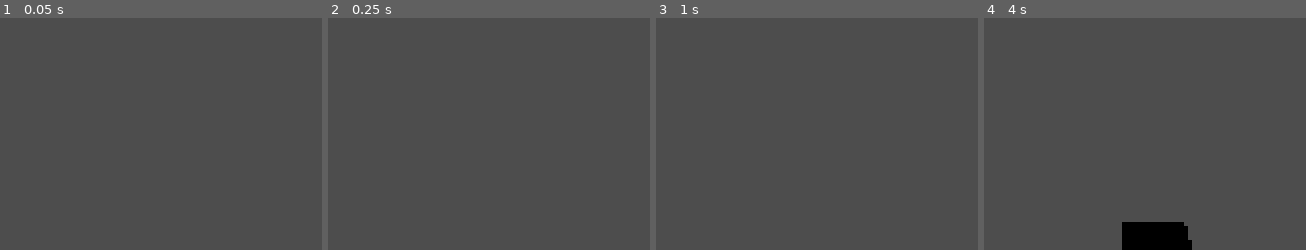
Above: before the commit, frames 1-4 (left to right).
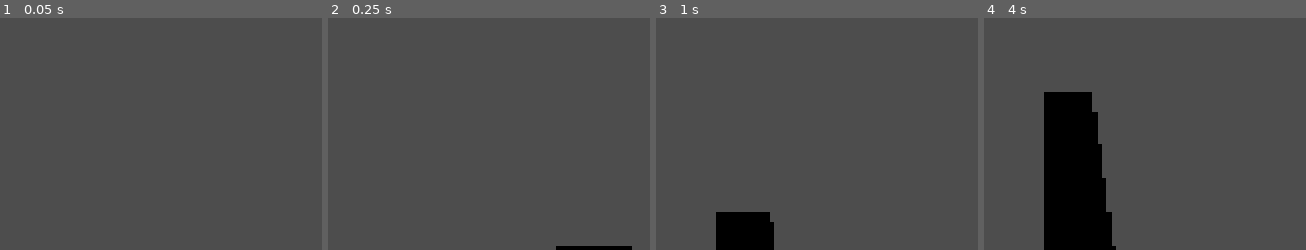
Above: after the commit, the same moments.

Repository: ruapotato/Zombies-vs-Humans
Game: Godot game, scene res://scenes/player/player.tscn
The game is run twice, just before and just after one commit, with the same random seed, the same clock (stepped at 60 frames per second) and the same inputs. This scene is started directly instead of the project's main scene.
Inputs (mouse positions are in pixels of both pictures, inside the frame that each line leads up to):
- Up to frame 1 (0.05 s): no input
- Up to frame 2 (0.25 s): no input
- Up to frame 3 (1 s): tap Enter at 0.5 s; move the mouse to (outside the picture) at 0.52 s; press the mouse at (outside the picture) at 0.53 s; hold D (move_right) from 0.53 s (still down); tap Space (jump) at 0.77 s; tap Shift (sprint) at 0.8 s
- Up to frame 4 (4 s): tap Space (jump) at 1.25, 1.52, 3.02, 3.77 s; move the mouse to (outside the picture) at 1.27 s; release D (move_right) at 1.28 s; release the mouse at (outside the picture) at 1.28 s; hold S (move_backward) 1.28-2.03 s; tap Shift (sprint) at 1.35, 2.3, 3.8 s; click (outside the picture) at 1.55 s; move the mouse to (outside the picture) at 2.02 s; hold D (move_right) 2.03-2.78 s; hold Right mouse button (aim) 2.03-2.78 s; move the mouse to (outside the picture) at 2.77 s; hold W (move_forward) 2.78-3.53 s; tap F (interact) at 2.85 s; click (outside the picture) at 3.05 s; move the mouse to (outside the picture) at 3.52 s; press the mouse at (outside the picture) at 3.53 s; hold A (move_left) from 3.53 s (still down)

Frame 1 is identical in both runs. In frame 2, 0.4% of the frame differs, in the area x 70-95%, y 98-100%; in frame 3, 2.9%; in frame 4, 15%, in the area x 18-65%, y 31-100%.

Commit message:
feat: add player-relative weapon positioning and sprint animation
- Weapon offset now uses player-relative coordinates (Y=up, X=right, Z=forward)
- Arms switch to running animation while sprinting
- Weapon hidden during sprint
- Shooting blocked while sprinting
- Added stamin_up_pro power-up check to allow run-and-gun

Co-Authored-By: Claude Opus 4.5 <noreply@anthropic.com>

Diff:
--- a/scenes/player/player.tscn
+++ b/scenes/player/player.tscn
@@ -29,8 +29,9 @@
 transform = Transform3D(-1.145, 0, -1.0009908e-07, 0, 1.145, 0, 1.0009908e-07, 0, -1.145, 0, 0, 0.259754)
 
 [node name="gun_mount" type="BoneAttachment3D" parent="Model/metarig/Skeleton3D"]
-transform = Transform3D(1, 0, 0, 0, 1, 0, 0, 0, 1, 0, 0.05, 0.1)
 bone_name = "hand.R"
+
+[node name="Offset" type="Node3D" parent="Model/metarig/Skeleton3D/gun_mount"]
 
 [node name="CameraMount" type="Node3D" parent="."]
 transform = Transform3D(1, 0, 0, 0, 1, 0, 0, 0, 1, 0, 1.6, 0)
--- a/scripts/player/player_controller.gd
+++ b/scripts/player/player_controller.gd
@@ -62,8 +62,12 @@
 # Components
 @onready var camera_mount: Node3D = $CameraMount
 @onready var camera: Camera3D = $CameraMount/Camera3D
-@onready var weapon_holder: Node3D = $Model/metarig/Skeleton3D/gun_mount
+@onready var weapon_holder: Node3D = $Model/metarig/Skeleton3D/gun_mount/Offset
+@onready var gun_mount: Node3D = $Model/metarig/Skeleton3D/gun_mount
 @onready var aim_ray: RayCast3D = $CameraMount/Camera3D/RayCast3D
+
+# Weapon offset in player-relative coordinates (Y = up, X = right, -Z = forward)
+const WEAPON_OFFSET := Vector3(-0.05, 0.0, -0.12)  # Left and forward from hand
 @onready var interaction_ray: RayCast3D = $CameraMount/Camera3D/InteractionRay
 @onready var model: Node3D = $Model
 @onready var footstep_timer: Timer = $FootstepTimer
@@ -217,14 +221,32 @@
 			lower_node.animation = anim_name
 
 
+func _set_upper_animation(anim_name: String) -> void:
+	if not anim_tree or not anim_tree.tree_root:
+		return
+	var blend_tree: AnimationNodeBlendTree = anim_tree.tree_root as AnimationNodeBlendTree
+	if blend_tree:
+		var upper_node: AnimationNodeAnimation = blend_tree.get_node("Upper") as AnimationNodeAnimation
+		if upper_node and upper_node.animation != anim_name:
+			upper_node.animation = anim_name
+
+
 func _physics_process(delta: float) -> void:
 	if not is_multiplayer_authority():
 		return
 
-	# Keep weapon upright and pointing forward (use bone position, but player rotation)
-	if weapon_holder:
+	# Keep weapon upright and pointing forward
+	# Use bone position as base, but apply offset in player-relative coordinates (Y = up)
+	if gun_mount:
+		# Calculate offset in world space based on player's facing direction
+		var player_basis := global_transform.basis
+		var world_offset := player_basis * WEAPON_OFFSET
+
 		for weapon in weapons:
 			if weapon:
+				# Position: bone position + player-relative offset
+				weapon.global_position = gun_mount.global_position + world_offset
+				# Rotation: match player rotation (Y up, facing forward)
 				weapon.global_rotation = global_rotation
 
 	if is_downed:
@@ -298,6 +320,21 @@
 		_set_lower_animation(ANIM_IDLE)
 		is_moving = false
 
+	# Update upper body animation - run arms when sprinting (unless has power-up)
+	var can_run_and_gun := GameManager.is_power_up_active("stamin_up_pro")
+	if is_sprinting and not can_run_and_gun:
+		_set_upper_animation(ANIM_RUN)
+		# Hide weapon while sprinting
+		var current_weapon: Node = get_current_weapon()
+		if current_weapon:
+			current_weapon.visible = false
+	else:
+		_set_upper_animation(ANIM_GUN_HOLD)
+		# Show current weapon
+		var current_weapon: Node = get_current_weapon()
+		if current_weapon:
+			current_weapon.visible = true
+
 
 func _handle_weapon_input() -> void:
 	if weapons.is_empty():
@@ -307,9 +344,10 @@
 	if not current_weapon:
 		return
 
-	# Shooting
+	# Shooting (blocked while sprinting unless has power-up)
+	var can_run_and_gun := GameManager.is_power_up_active("stamin_up_pro")
 	if Input.is_action_pressed("shoot"):
-		if not is_sprinting and not is_reloading:
+		if (not is_sprinting or can_run_and_gun) and not is_reloading:
 			if current_weapon.has_method("try_shoot"):
 				current_weapon.try_shoot()
 
